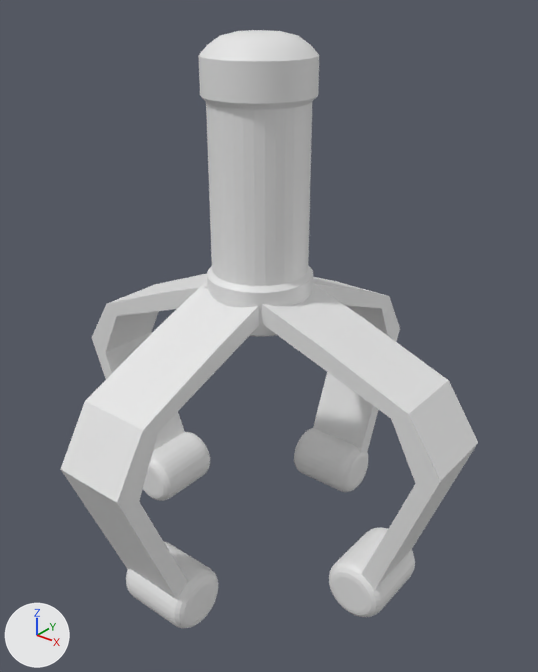
What one commit did to the Blender file Raw Assets/grabber.blend.
One viewpoint serves both versions: a 50 mm camera at (4.05, -4.93, 5.07) aimed at (0.12, -0.02, 2.02). The lights are fixed; the arrows at lower left show +X, +Y and +Z.

Script lines for the objects in view, before the commit:
```python
ob_cube = bpy.data.objects.new('Cube', me_cube_001)
ob_cube.location = (0.05, 0.5, 2.34)
ob_cube.rotation_euler = (0.156, 0.0, 0.0)  # degrees (8.9, 0, 0)
ob_cube_001 = bpy.data.objects.new('Cube.001', me_cube_002)
ob_cube_001.location = (0.55, -0.02, 2.34)
ob_cube_001.rotation_euler = (0.0, -0.197, 0.0)  # degrees (0, -11, 0)
ob_cube_002 = bpy.data.objects.new('Cube.002', me_cube_003)
ob_cube_002.location = (-0.05, -0.55, 2.34)
ob_cube_002.rotation_euler = (-0.168, 0.0, 0.0)  # degrees (-9.6, 0, 0)
ob_cube_003 = bpy.data.objects.new('Cube.003', me_cube_004)
ob_cube_003.location = (-0.55, -0.03, 2.34)
ob_cube_003.rotation_euler = (0.0, 0.18, 0.0)  # degrees (0, 10, 0)
ob_cylinder_001 = bpy.data.objects.new('Cylinder.001', me_cylinder_001)
ob_cylinder_001.location = (0.0, 0.0, 4.2)
ob_cylinder_002 = bpy.data.objects.new('Cylinder.002', me_cylinder_002)
ob_cylinder_002.parent = ob_cube_002
ob_cylinder_002.location = (0.0, 0.0, 0.0)
ob_cylinder_003 = bpy.data.objects.new('Cylinder.003', me_cylinder_003)
ob_cylinder_003.parent = ob_cube_001
ob_cylinder_003.location = (0.0, 0.0, 0.0)
ob_cylinder_004 = bpy.data.objects.new('Cylinder.004', me_cylinder_004)
ob_cylinder_004.parent = ob_cube
ob_cylinder_004.location = (0.0, 0.0, 0.0)
ob_cylinder_005 = bpy.data.objects.new('Cylinder.005', me_cylinder_005)
ob_cylinder_005.parent = ob_cube_003
ob_cylinder_005.location = (0.0, 0.0, 0.0)
# also in view: 'Cylinder' at (0.0, 0.0, 3.41)
```
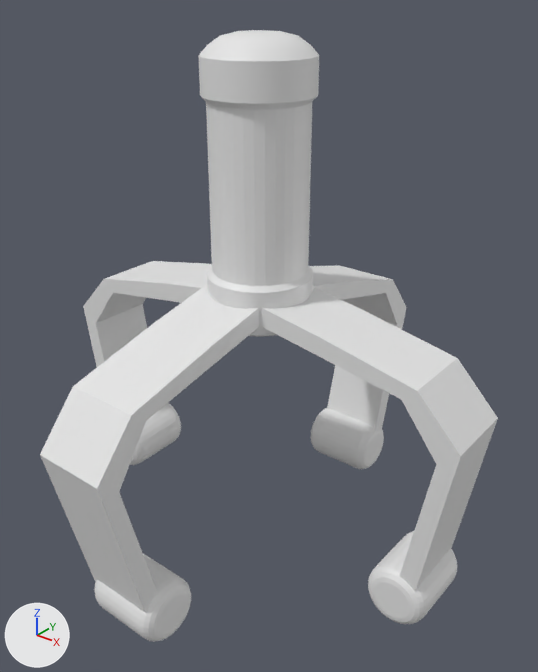
Where the newer file only moved an object's origin or applied its transform, the numbers keep the older frame.

Pixel boxes [x1, y1, x2, y2] of what changed, in the pictures (538 x 672 px):
'Cube.002', mesh turned: before [61, 281, 259, 600]; after [40, 285, 259, 613]
'Cube.003', reshaped: before [92, 274, 208, 484]; after [262, 288, 498, 591]
'Cube.001', reshaped: before [262, 286, 478, 590]; after [83, 261, 212, 367]
'Cube', mesh turned: before [313, 277, 400, 454]; after [310, 265, 407, 432]
'Cylinder.005', reshaped: before [143, 432, 210, 501]; after [368, 531, 457, 624]
'Cylinder.002', mesh turned: before [126, 541, 218, 628]; after [94, 553, 191, 642]
'Cylinder.003', reshaped: before [329, 528, 415, 617]; after [130, 403, 181, 465]
'Cylinder.004', mesh turned: before [294, 428, 368, 492]; after [311, 408, 384, 469]

Diff of the bpy script that builds the scene:
```diff
--- a/Raw Assets/grabber.blend.py
+++ b/Raw Assets/grabber.blend.py
@@ me_cube_001 @@
 me_cube_001.from_pydata(...)  # 20 vertices, 18 faces; spans x -0.34..0.34, y -0.34..1.37, z -2.67..0.25
 # used by ob_cube; location = (0.05, 0.5, 2.34); rotation_euler = (0.156, 0.0, 0.0), in degrees (8.9, 0, 0)
+# me_cube_001 part 1: the whole mesh is turned 7.6 degrees about the x axis through its middle, then moved by (0.0, 0.17, 0.09)
@@ me_cube_002 @@
 me_cube_002.from_pydata(...)  # 20 vertices, 18 faces; spans x -0.34..1.37, y -0.34..0.34, z -2.67..0.25
 # used by ob_cube_001; location = (0.55, -0.02, 2.34); rotation_euler = (0.0, -0.197, 0.0), in degrees (0, -11, 0)
+# me_cube_002 part 2: the whole mesh is multiplied about its middle by the matrix ((-0.842, 0.0, 0.539), (0.0, -1.0, 0.0), (0.539, 0.0, 0.842)), then moved by (-2.68, 0.04, 0.69)
@@ me_cube_003 @@
 me_cube_003.from_pydata(...)  # 20 vertices, 18 faces; spans x -0.34..0.34, y -1.37..0.34, z -2.67..0.25
 # used by ob_cube_002; location = (-0.05, -0.55, 2.34); rotation_euler = (-0.168, 0.0, 0.0), in degrees (-9.6, 0, 0)
+# me_cube_003 part 3: the whole mesh is turned -8.3 degrees about the x axis through its middle, then moved by (0.0, -0.22, 0.08)
@@ me_cube_004 @@
 # used by ob_cube_003; location = (-0.55, -0.03, 2.34); rotation_euler = (0.0, 0.18, 0.0), in degrees (0, 10, 0)
-me_cube_004.from_pydata(...)  # 20 vertices, 18 faces; spans x -1.37..0.34, y -0.34..0.34, z -2.67..0.25
+me_cube_004.from_pydata(...)  # 20 vertices, 18 faces; spans x 0.74..2.89, y -0.33..0.35, z -1.84..0.3
+# me_cube_004 part 7: the whole mesh is rebuilt
@@ me_cylinder_002 @@
 me_cylinder_002.from_pydata(...)  # 320 vertices, 290 faces; spans x -0.407..0.371, y -1.191..-0.601, z -0.523..0.069
 # used by ob_cylinder_002; parent = ob_cube_002; location = (0.0, 0.0, 0.0)
+# me_cylinder_002 part 4: the whole mesh is turned -8.3 degrees about the x axis through its middle, then moved by (0.0, -0.379, 0.084)
@@ me_cylinder_003 @@
 me_cylinder_003.from_pydata(...)  # 320 vertices, 290 faces; spans x 0.601..1.191, y -0.407..0.371, z -0.523..0.069
 # used by ob_cylinder_003; parent = ob_cube_001; location = (0.0, 0.0, 0.0)
+# me_cylinder_003 part 5: the whole mesh is multiplied about its middle by the matrix ((-0.83, -0.004, 0.558), (-0.009, -1.0, -0.021), (0.557, -0.022, 0.83)), then moved by (-3.141, 0.077, 0.867)
@@ me_cylinder_004 @@
 me_cylinder_004.from_pydata(...)  # 320 vertices, 290 faces; spans x -0.371..0.407, y 0.601..1.191, z -0.523..0.069
 # used by ob_cylinder_004; parent = ob_cube; location = (0.0, 0.0, 0.0)
+# me_cylinder_004 part 6: the whole mesh is turned 7.6 degrees about the x axis through its middle, then moved by (0.0, 0.349, 0.083)
@@ me_cylinder_005 @@
 me_cylinder_005.from_pydata(...)  # 320 vertices, 290 faces; spans x -1.191..-0.601, y -0.371..0.407, z -0.523..0.069
 # used by ob_cylinder_005; parent = ob_cube_003; location = (0.0, 0.0, 0.0)
+# me_cylinder_005 part 8: the whole mesh is multiplied about its middle by the matrix ((-0.852, 0.0, -0.524), (0.0, -1.0, 0.0), (-0.524, 0.0, 0.852)), then moved by (3.078, -0.036, 0.769)
```
